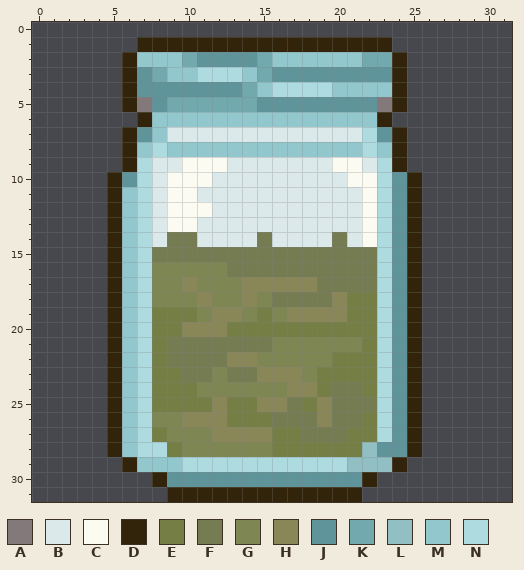
Two states of a pixel-art sprite, media/textures/Item_PickledVegetables.png. Above, as it was before the edit.
The file is 32x32 pixels.
Palette (. is transparent): A #83797a  B #dce9ea  C #fbfbf2  D #32240b  E #757e45  F #757c52  G #7e8653  H #898758  J #5f949a  K #72a9af  L #91bfc4  M #92c7cd  N #addbe0
Pixels before, first column x 5:
 1 ..DDDDDDDDDDDDDDDDD..
 2 .DMMMKJJJJKMMMMMMKKD.
 3 .DJKMMNNNMKJJJJJJJJD.
 4 .DJJJJJJJKMNNNNMMMMD.
 5 .DAJKKKKKKJJJJJJJJAD.
 6 ..DMMMMMMMMMMMMMMMD..
 7 .DJMBBBBBBBBBBBBBNJD.
 8 .DMNMMMMMMMMMMMMMNMD.
 9 .DNBBCCCBBBBBBBCCBND.
10 DJNBCCCBBBBBBBBBCCNJD
11 DMNBCCBBBBBBBBBBBCNJD
12 DMNBCCCBBBBBBBBBBCNJD
13 DMNBCCBBBBBBBBBBBCNJD
14 DMNBFFBBBBFBBBBFBCNJD
15 DMNFFFFFFFFFFFFFFFNJD
16 DMNGGGGGFFFFFFFFFFNJD
17 DMNGGHGGGHHHHHFFFFNJD
18 DMNGGGHGGHGFFFFHEENJD
19 DMNEEEGHHGEGHHHHEENJD
20 DMNEEHHHEEEEEEEEEENJD
21 DMNEFFFFFFFGGGGGGENJD
22 DMNEFFFFHHGGGGGEEENJD
23 DMNEEFFGFFHHHGEEEENJD
24 DMNEEEGGGGGGHHEFFENJD
25 DMNEEEEHEEHHFEHFFFNJD
26 DMNGGHHHEEEFFFHFFENJD
27 DMNEGGGHHHHEEFFFEENJD
28 DMNNEGGGGGGEEEEEELJJD
29 .DMMMNNNNNNNNNNNLLLD.
30 ...DJJJJJJJJJJJJJD...
31 ....DDDDDDDDDDDDD....
After:
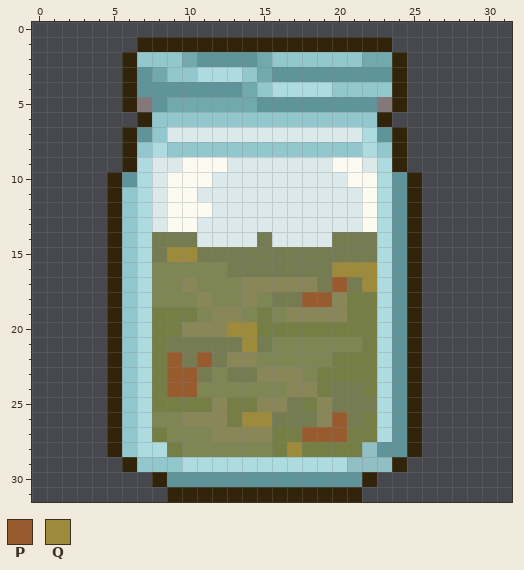
Colours new in this view: P #985b2e  Q #9d8b3b
Diff:
Changed rows in their new state; - is an unchanged pixel.
first column x 8:
14 F------------FF
15 -QQ------------
16 ------------QQQ
17 ------------P-Q
18 ----------PP---
20 -----QQ--------
21 ------Q--------
22 -P-P-----------
23 -PP------------
24 -PP------------
26 ------QQ----P--
27 ----------PPP--
28 ---------Q-----
Pixel boxes of the changes (left, top, right, bottom) in both pictures:
changed: (152, 232, 377, 457)
